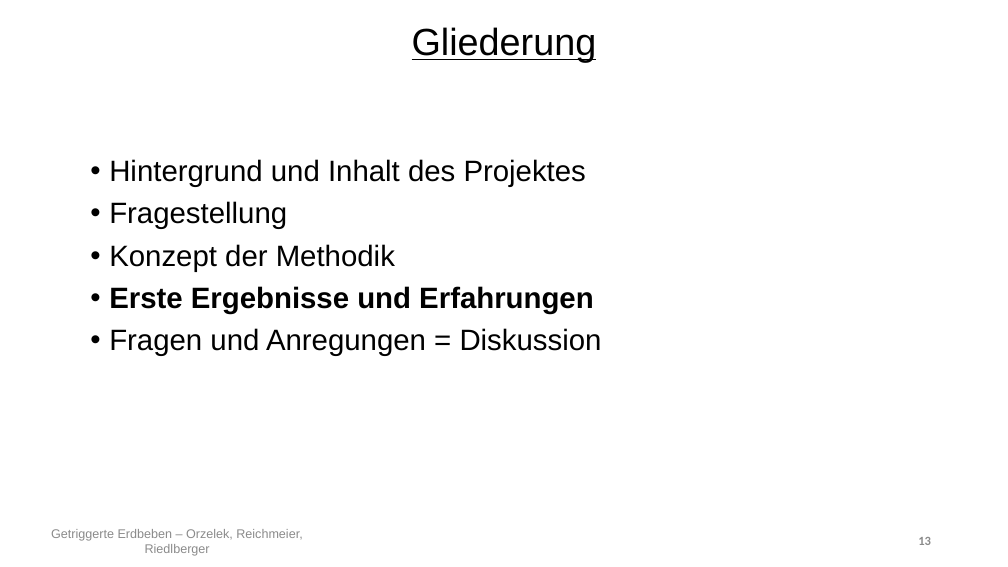
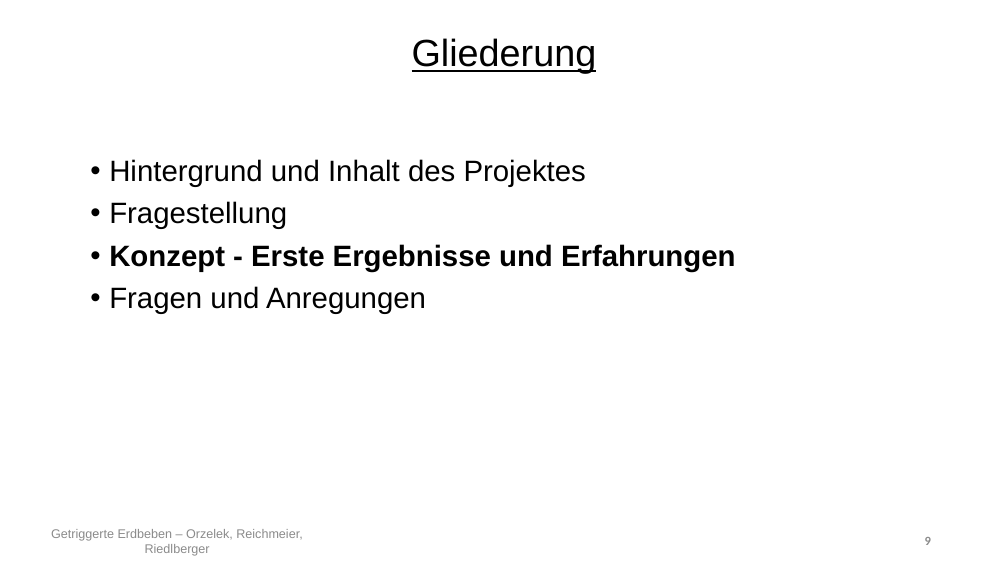
Before and after one commit to Kati77/Praktikum-Erdbeben, a slide deck: slide 9 of PP.pptx (slide 13 before the commit). Drawn at 1008x567 pixels with LibreOffice and Linux fonts; fonts in the diff are those of the drawing. Boxes give left, top, right and bottom in pixels: in the first picture for what was removed or moved away, otherwise in the second. Text is boxed around its words. In the diff, an @@ line names an element or a change of style, - is before the commit and + after.

```diff
--- a/PP.pptx
+++ b/PP.pptx
@@ text "Gliederung": place and size @@
-text "Gliederung" at (412,27,597,62)
+text "Gliederung" at (412,38,597,74)
@@ text at (109,244,736,314): text changed; bold on @@
-• Konzept der Methodik
-• Erste Ergebnisse und Erfahrungen
-• Fragen und Anregungen = Diskussion
+• Konzept - Erste Ergebnisse und Erfahrungen
+• Fragen und Anregungen
@@ page number at (925,537,931,545): text changed @@
-13
+9
```
Also in this commit, not shown: 12 other slides changed, 12 slides added, 3 slides removed.
